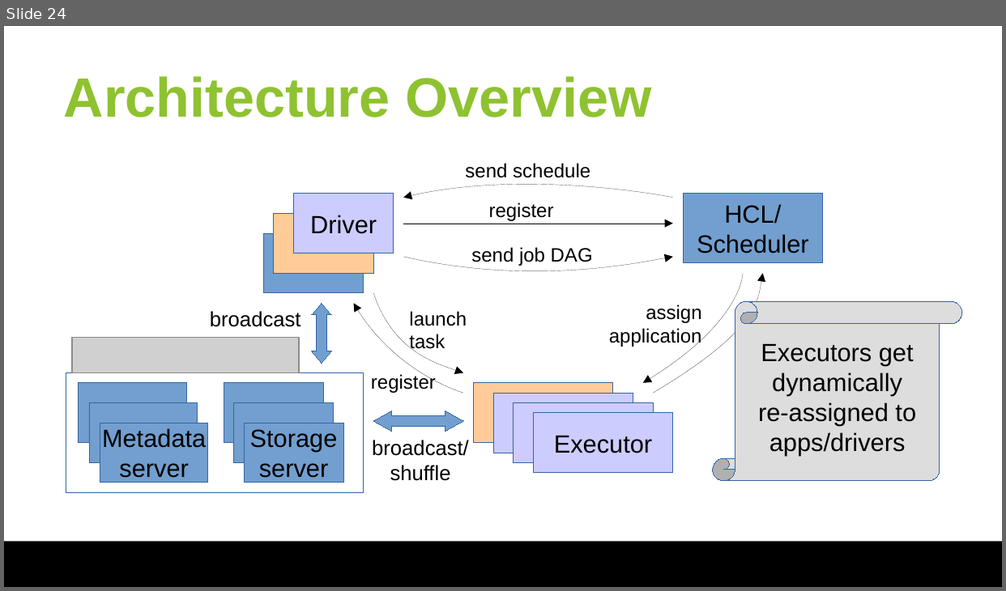
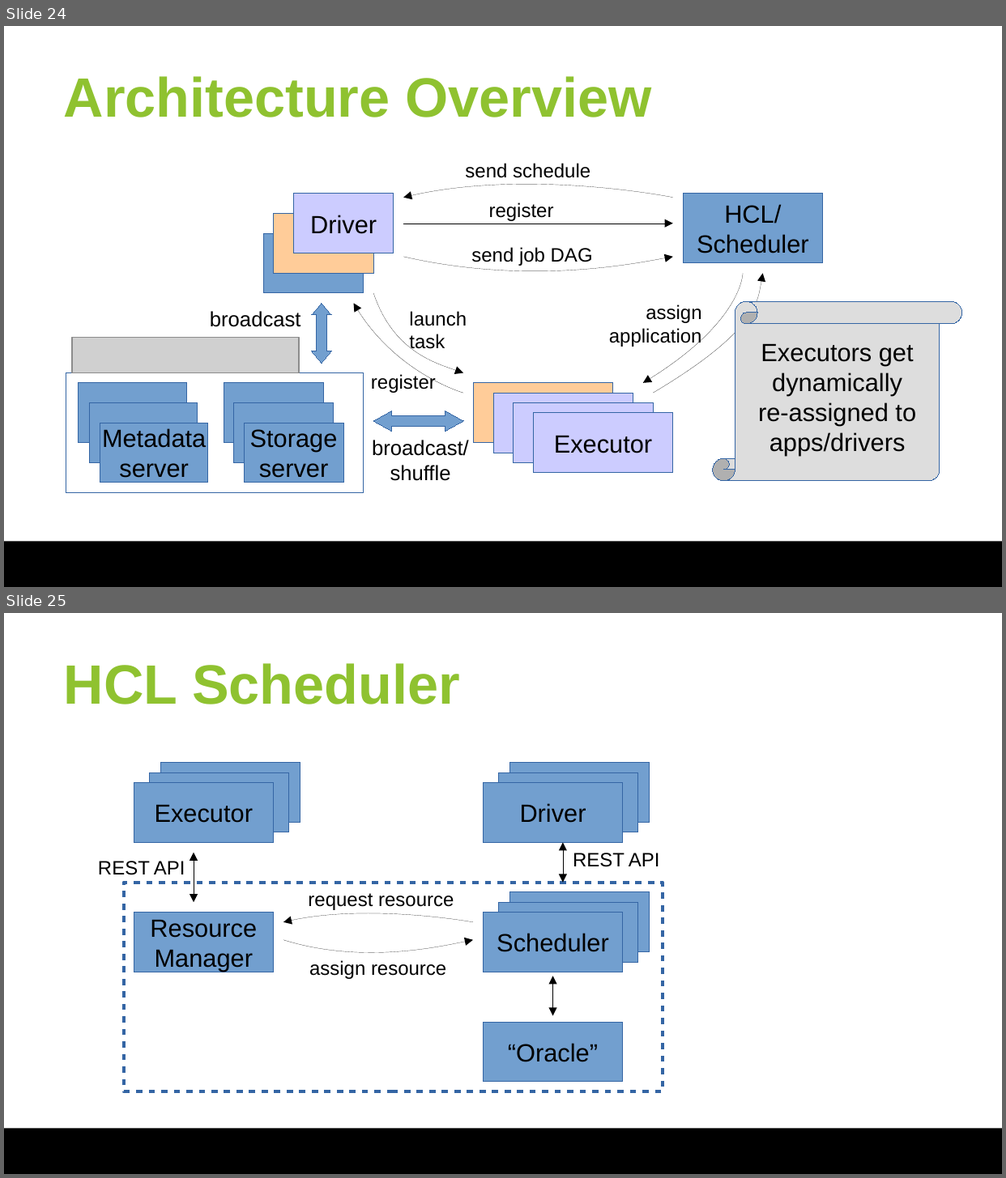
Before and after one commit to huangyibo/spark-summit-18, a slide deck: slides/spark-summit-18.odp. Shown one above the other, each under a label of ours: slide 24 before the commit, slides 24 and 25 after it. The pictures are 1006x591 and 1006x1178 pixels, drawn with LibreOffice and Linux fonts; fonts in the diff are those of the drawing; grey boxes stand for pictures; background and template pictures are left out. Boxes give left, top, right and bottom in pixels: in the first picture for what was removed or moved away, otherwise in the second. Text is boxed around its words. In the diff, an @@ line names an element or a change of style, - is before the commit and + after.

```diff
--- a/slides/spark-summit-18.odp
+++ b/slides/spark-summit-18.odp
@@ slide 25 added at bbox=[4, 613, 1002, 1174], background #FFFFFF; not listed: 1 template element that a slide beside it also shows @@
@@ title added at bbox=[64, 663, 460, 705], 40 pt, text #8FC230, bold @@
+HCL Scheduler
@@ rectangle added at bbox=[134, 782, 274, 842], fill #729FCF, outline #3465A4 0 pt, 18 pt, text #000000 @@
+Executor
@@ rectangle added at bbox=[149, 773, 288, 833], fill #729FCF, outline #3465A4 0 pt @@
@@ rectangle added at bbox=[160, 763, 300, 823], fill #729FCF, outline #3465A4 0 pt @@
@@ rectangle added at bbox=[483, 782, 623, 842], fill #729FCF, outline #3465A4 0 pt, 18 pt, text #000000 @@
+Driver
@@ rectangle added at bbox=[498, 773, 637, 833], fill #729FCF, outline #3465A4 0 pt @@
@@ rectangle added at bbox=[510, 763, 650, 823], fill #729FCF, outline #3465A4 0 pt @@
@@ freeform shape added at bbox=[194, 853, 194, 902], outline #000000 0 pt @@
@@ freeform shape added at bbox=[563, 842, 563, 883], outline #000000 0 pt @@
@@ text added at bbox=[573, 853, 660, 867], 14 pt, text #000000 @@
+REST API
@@ text added at bbox=[98, 861, 185, 875], 14 pt, text #000000 @@
+REST API
@@ rectangle added at bbox=[124, 883, 663, 1092], outline #3465A4 2.3 pt @@
@@ text added at bbox=[308, 893, 454, 910], 14 pt, text #000000 @@
+request resource
@@ rectangle added at bbox=[498, 902, 637, 962], fill #729FCF, outline #3465A4 0 pt @@
@@ rectangle added at bbox=[510, 892, 650, 952], fill #729FCF, outline #3465A4 0 pt @@
@@ rectangle added at bbox=[134, 913, 274, 973], fill #729FCF, outline #3465A4 0 pt, 18 pt, text #000000 @@
+Resource
+Manager
@@ freeform shape added at bbox=[283, 914, 473, 922], outline #000000 0 pt @@
@@ rectangle added at bbox=[483, 913, 623, 973], fill #729FCF, outline #3465A4 0 pt, 18 pt, text #000000 @@
+Scheduler
@@ freeform shape added at bbox=[283, 940, 473, 952], outline #000000 0 pt @@
@@ text added at bbox=[309, 960, 446, 979], 14 pt, text #000000 @@
+assign resource
@@ freeform shape added at bbox=[553, 976, 553, 1016], outline #000000 0 pt @@
@@ rectangle added at bbox=[483, 1022, 623, 1082], fill #729FCF, outline #3465A4 0 pt, 18 pt, text #000000 @@
+“Oracle”
```
Also in this commit, not shown: 1 slide changed, 4 other slides added, 1 slide removed.
